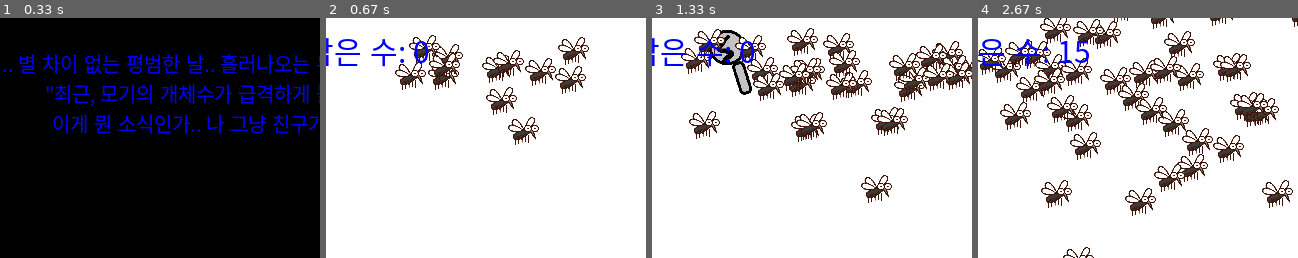
Above: before the commit, frames 1-4 (left to right).
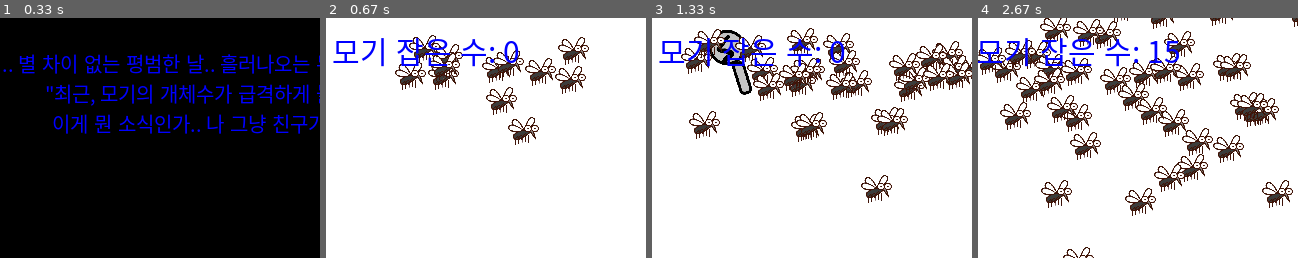
Above: after the commit, the same moments.

Repository: jiwootv/jiwooproject
Game: pygame game, started from 공부/Pygam/7-1.py
The game is run twice, just before and just after one commit, with the same random seed, the same clock (stepped at 60 frames per second) and the same inputs.
Inputs (mouse positions are % of the whole screen's width and height, from its top left):
- Up to frame 1 (0.33 s): no input
- Up to frame 2 (0.67 s): tap Space at 0.33 s
- Up to frame 3 (1.33 s): hold F11 0.67-1.13 s; move the mouse to (60, 72) at 0.7 s; hold F11 from 1.17 s (still down); move the mouse to (17, 15) at 1.2 s
- Up to frame 4 (2.67 s): release F11 at 1.63 s; click (51, 14) at 1.72 s; press the mouse at (51, 14) at 2.03 s; move the mouse to (43, 14) at 2.13 s; release the mouse at (36, 13) at 2.27 s; press the mouse at (51, 14) at 2.37 s; move the mouse to (59, 18) at 2.47 s; release the mouse at (68, 22) at 2.6 s
The pictures show only the part of the screen within x 0-50%, y 0-50%; the shares and areas given below are measured in that part.

Frame 1 is identical in both runs. In frame 2, 2.2% of the frame differs, in the area x 0-61%, y 8-21%; in frame 3, 2.2%; in frame 4, 2.4%, in the area x 0-63%, y 8-21%.

Commit message:
Mogi Project

Diff:
--- a/공부/Pygam/7-1.py
+++ b/공부/Pygam/7-1.py
@@ -1,6 +1,6 @@
 # 파이게임 기본(클래스)
 
-import pygame, random
+import pygame, random, os
 
 # 전역상수
 SCREEN_X = 640  # 화면 넓이
@@ -8,6 +8,15 @@
 FPS = 60
 vec = pygame.math.Vector2
 
+os.environ['SDL_VIDEO_WINDOW_POS'] = "%d, %d" % (320, 30)
+
+
+def draw_text(surface, text, size, color, x, y):
+    font = pygame.font.SysFont('malgungothic', size)
+    text_surface = font.render(text, True, color)
+    text_rect = text_surface.get_rect()
+    text_rect.midtop = (x, y)
+    surface.blit(text_surface, text_rect)
 
 class Mogi(pygame.sprite.Sprite):
     def __init__(self, root):
@@ -23,7 +32,8 @@
         self.time = pygame.time.get_ticks()
         self.mask = pygame.mask.from_surface(self.image)
         self.v_bool = True
-        self.mogi_kiil_sound = pygame.mixer.Sound('따귀+세게.wav')
+        self.mogi_kiil_sound = pygame.mixer.Sound('공부_Pygam_따귀+세게_t.wav')
+        self.sec = 100
 
     def update(self):
         self.dir = vec(random.random() * random.randint(-20, 20), random.random() * random.randint(-20, 20))
@@ -42,7 +52,8 @@
             print(f'잡음{random.randint(1, 100)}')
             self.game.mogi_kill += 1
             pygame.mixer.init()
-
+            self.mogi_kiil_sound.play()
+            self.mogi_kiil_sound.set_volume(0.6)
 
 
             self.kill()
@@ -54,7 +65,11 @@
 
         else:
             self.v_bool = True
-            self.mogi_kiil_sound.play()
+    def timer(self):
+        self.sec = 100
+        # self.
+
+
 
 
 class Mogistick(pygame.sprite.Sprite):
@@ -92,14 +107,20 @@
         self.mogi_num = 100
         self.mogi_kill = 0
         self.stop = True
+        self.fullscreen = False
+        self.stage = 1
+        pygame.mixer.music.load('용구탄생의 비밀.wav')
 
     def run(self):
         self.opning()
+        pygame.mixer.music.play(-1)
+        pygame.mixer.music.set_volume(1.0)
         while self.playing:
             self.clock.tick(FPS)
             self.event()
             self.update()
             self.draw()
+
             pygame.display.update()
 
     def event(self):
@@ -107,6 +128,19 @@
         for event in pygame.event.get():
             if event.type == pygame.QUIT:
                 self.playing = False
+            if event.type == pygame.KEYDOWN:
+
+                if event.key == pygame.K_F11 and self.fullscreen:
+                    self.fullscreen = False
+                    pygame.display.toggle_fullscreen()
+                    self.screen = pygame.display.set_mode((SCREEN_X, SCREEN_Y), 0, 0)
+
+                    break
+                if event.key == pygame.K_F11 and not self.fullscreen:
+                    self.fullscreen = True
+                    self.screen = pygame.display.set_mode((SCREEN_X, SCREEN_Y), pygame.FULLSCREEN)
+
+
 
     def update(self):
         self.all_sprite.update()
@@ -118,19 +152,14 @@
     def draw(self):
         self.screen.fill(pygame.Color('White'))
         self.all_sprite.draw(self.screen)
-        self.draw_text(f'모기 잡은 수: {self.mogi_kill}', 30, pygame.Color('Blue'), 10, 10)
+        draw_text(self.screen, f'모기 잡은 수: {self.mogi_kill}', 30, pygame.Color('Blue'), 100, 10)
 
-    def draw_text(self, text, size, color, x, y):
-        font = pygame.font.SysFont('malgungothic', size)
-        text_surface = font.render(text, True, color)
-        text_rect = text_surface.get_rect()
-        text_rect.midtop = (x, y)
-        self.screen.blit(text_surface, text_rect)
+
 
     def opning(self):
-        self.draw_text('어느 날... 별 차이 없는 평범한 날.. 흘러나오는 뉴스..', 20, pygame.Color('Blue'), 150, 30)
-        self.draw_text('"최근, 모기의 개체수가 급격하게 늘어났습니다."', 20, pygame.Color('Blue'), 240, 60)
-        self.draw_text('이게 뭔 소식인가.. 나 그냥 친구가 뉴스 보라고 해서 본 건데..', 20, pygame.Color('Blue'), 300, 90)
+        draw_text(self.screen, '어느 날... 별 차이 없는 평범한 날.. 흘러나오는 뉴스..', 20, pygame.Color('Blue'), 150, 30)
+        draw_text(self.screen, '"최근, 모기의 개체수가 급격하게 늘어났습니다."', 20, pygame.Color('Blue'), 240, 60)
+        draw_text(self.screen, '이게 뭔 소식인가.. 나 그냥 친구가 뉴스 보라고 해서 본 건데..', 20, pygame.Color('Blue'), 300, 90)
         pygame.display.flip()
         self.stop = True
         while self.stop:
@@ -145,6 +174,8 @@
                     self.playing = False
 
 
+
+
 game = Game()
 game.run()
 pygame.quit()
Not shown, added: 공부/Pygam/공부_6-4 특급_용구탄생의 비밀.mp3
Not shown, added: 공부/Pygam/공부_Pygam_따귀+세게_t.wav
Not shown, added: 공부/Pygam/용구탄생의 비밀.wav
